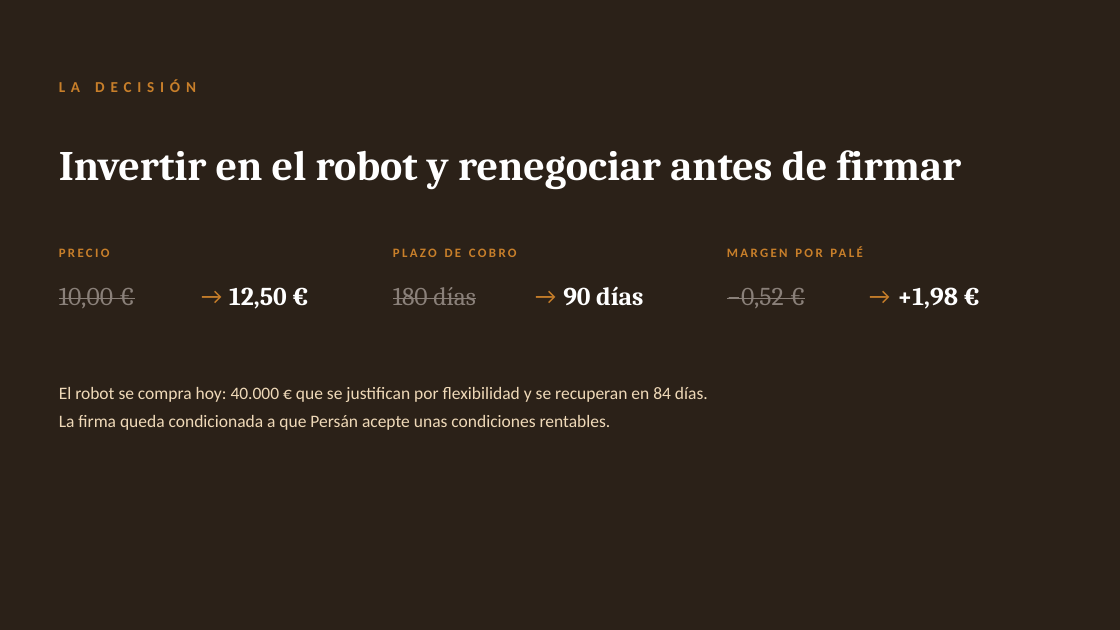
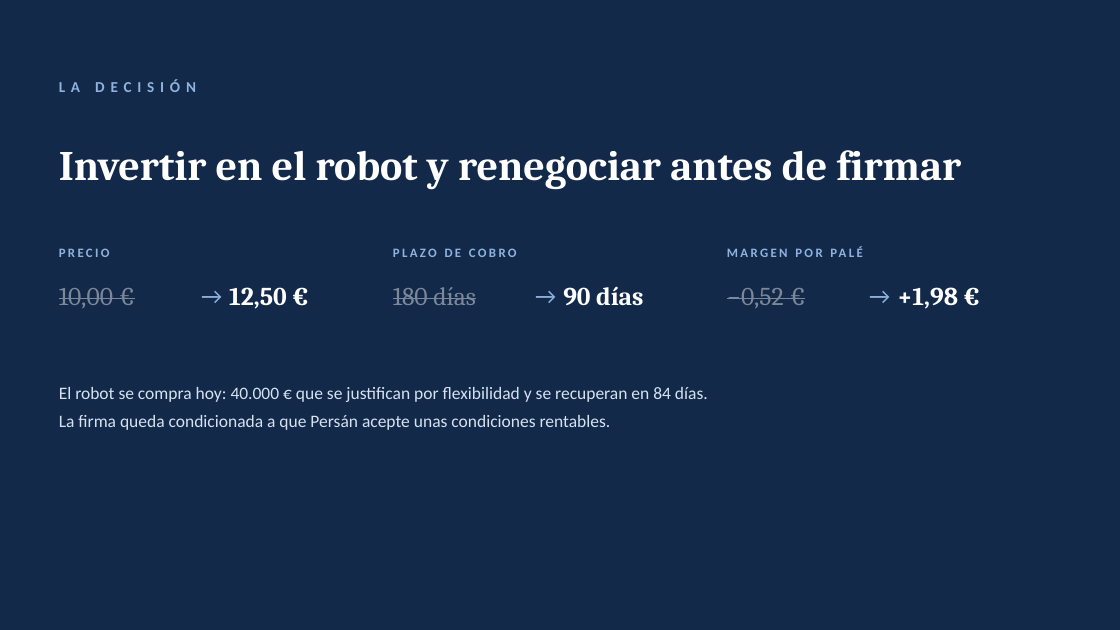
Before and after one commit to daniverdugocal-dot/DANISANTELMO, a slide deck: slide 8 of Alcopalet_Defensa.pptx. Drawn at 1120x630 pixels with LibreOffice and Linux fonts; fonts in the diff are those of the drawing. Boxes give left, top, right and bottom in pixels: in the first picture for what was removed or moved away, otherwise in the second. Text is boxed around its words. In the diff, an @@ line names an element or a change of style, - is before the commit and + after.

```diff
--- a/Alcopalet_Defensa.pptx
+++ b/Alcopalet_Defensa.pptx
@@ background #2B2118 to #12294A @@
@@ text colour #8A8079 to #7C8899 in 3 elements at bbox=[59, 288, 113, 308], bbox=[393, 287, 475, 305], bbox=[727, 288, 784, 308] @@
@@ text colour #C87F2A to #8FB3DE in 7 elements at bbox=[59, 79, 196, 92], bbox=[59, 248, 110, 257], bbox=[393, 248, 517, 257], bbox=[727, 239, 1028, 265], bbox=[194, 274, 229, 316], bbox=[528, 274, 564, 316], bbox=[862, 274, 897, 316] @@
@@ text "El robot se compra hoy: ..." at bbox=[59, 387, 708, 430]: text colour #EFD9B8 to #D6E2F0 @@
```
Also in this commit, not shown: 11 other slides changed, 1 other file.
